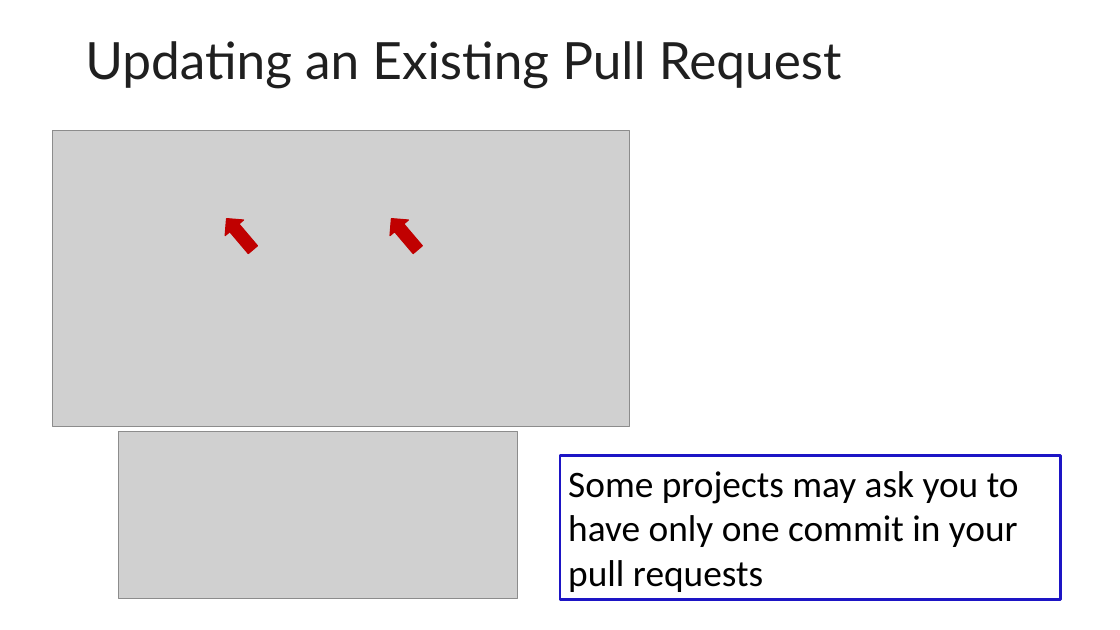
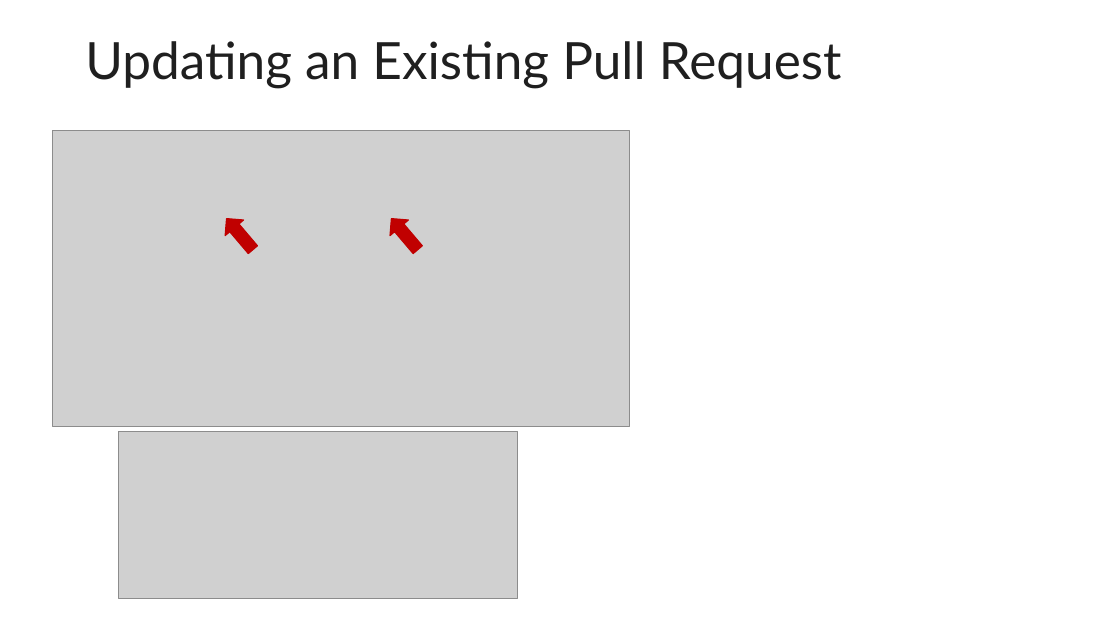
Before and after one commit to johnxu21/johnxu21.github.io, a slide deck: slide 27 of teaching/CS472/Timetable/Git-and-GitHub-Revised1.pptx (slide 25 before the commit). Drawn at 1120x630 pixels with LibreOffice and Linux fonts; fonts in the diff are those of the drawing; grey boxes stand for pictures. Boxes give left, top, right and bottom in pixels: in the first picture for what was removed or moved away, otherwise in the second. Text is boxed around its words. In the diff, an @@ line names an element or a change of style, - is before the commit and + after.

```diff
--- a/teaching/CS472/Timetable/Git-and-GitHub-Revised1.pptx
+++ b/teaching/CS472/Timetable/Git-and-GitHub-Revised1.pptx
@@ rectangle removed at [560, 455, 1061, 600] @@
-Some projects may ask you to have only one commit in your pull requests
```
Also in this commit, not shown: 5 other slides changed, 7 slides added, 7 slides removed, 4 other files.
